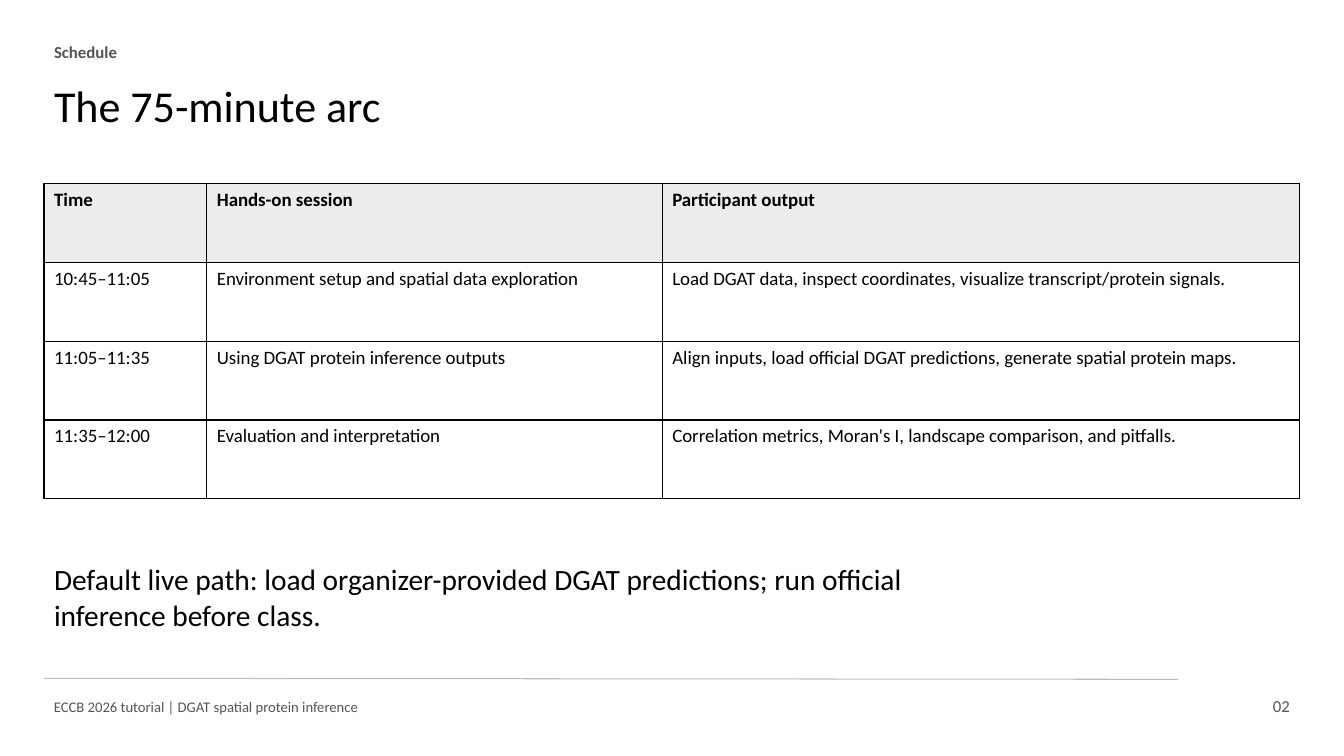
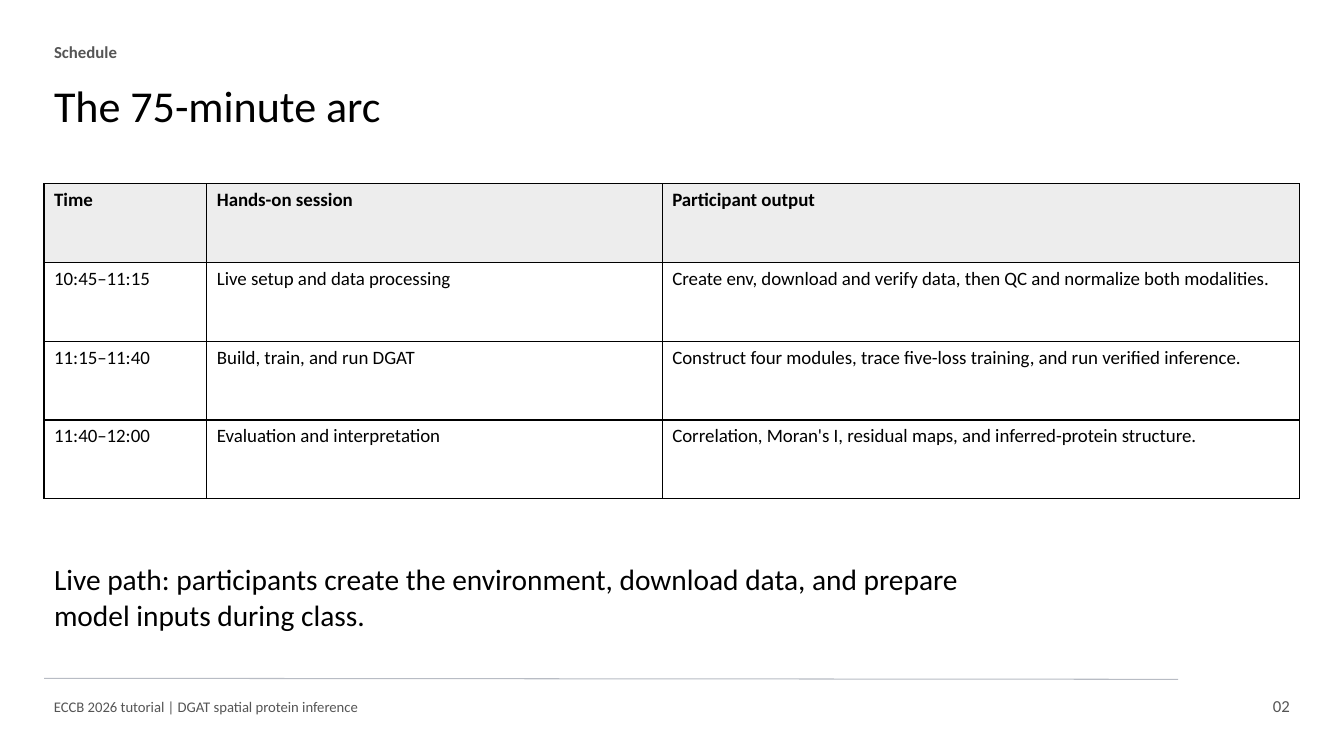
Before and after one commit to osmanbeyoglulab/ECCB-2026-Tutorial, a slide deck: slide 2 of overview/eccb_2026_dgat_tutorial_slides.pptx. Drawn at 1344x756 pixels with LibreOffice and Linux fonts; fonts in the diff are those of the drawing. Boxes give left, top, right and bottom in pixels: in the first picture for what was removed or moved away, otherwise in the second. Text is boxed around its words. In the diff, an @@ line names an element or a change of style, - is before the commit and + after.

```diff
--- a/overview/eccb_2026_dgat_tutorial_slides.pptx
+++ b/overview/eccb_2026_dgat_tutorial_slides.pptx
@@ table at (x1=44, y1=184, x2=1301, y2=498) @@
-row 2: 10:45–11:05 | Environment setup and spatial data exploration | Load DGAT data, inspect coordinates, visualize transcript/protein signals.
+row 2: 10:45–11:15 | Live setup and data processing | Create env, download and verify data, then QC and normalize both modalities.
-row 3: 11:05–11:35 | Using DGAT protein inference outputs | Align inputs, load official DGAT predictions, generate spatial protein maps.
+row 3: 11:15–11:40 | Build, train, and run DGAT | Construct four modules, trace five-loss training, and run verified inference.
-row 4, column 1: 11:35–12:00
+row 4, column 1: 11:40–12:00
-row 4, column 3: Correlation metrics, Moran's I, landscape comparison, and pitfalls.
+row 4, column 3: Correlation, Moran's I, residual maps, and inferred-protein structure.
@@ text at (x1=54, y1=569, x2=958, y2=631): text changed @@
-Default live path: load organizer-provided DGAT predictions; run official inference before class.
+Live path: participants create the environment, download data, and prepare model inputs during class.
```
Also in this commit, not shown: 5 other slides changed, 29 other files.
